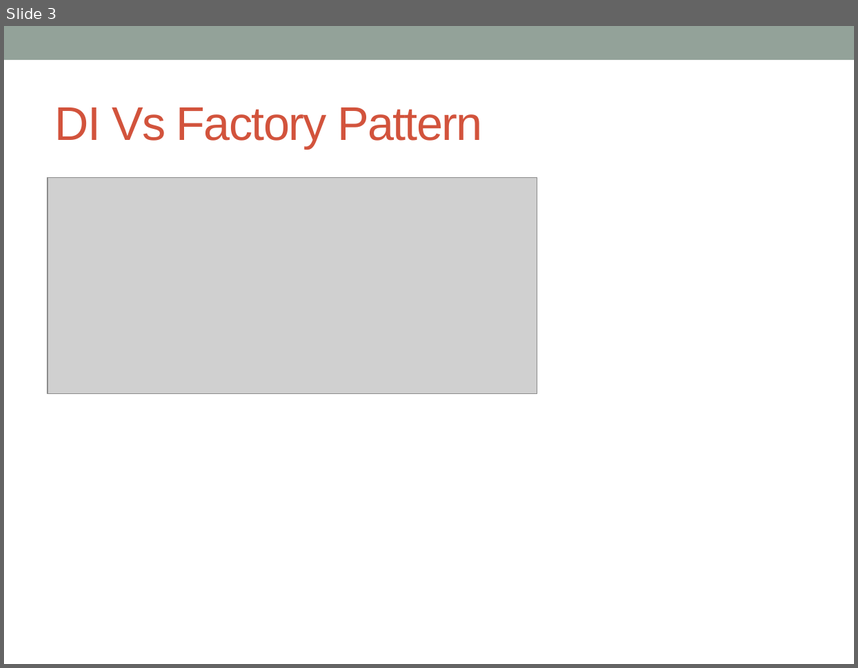
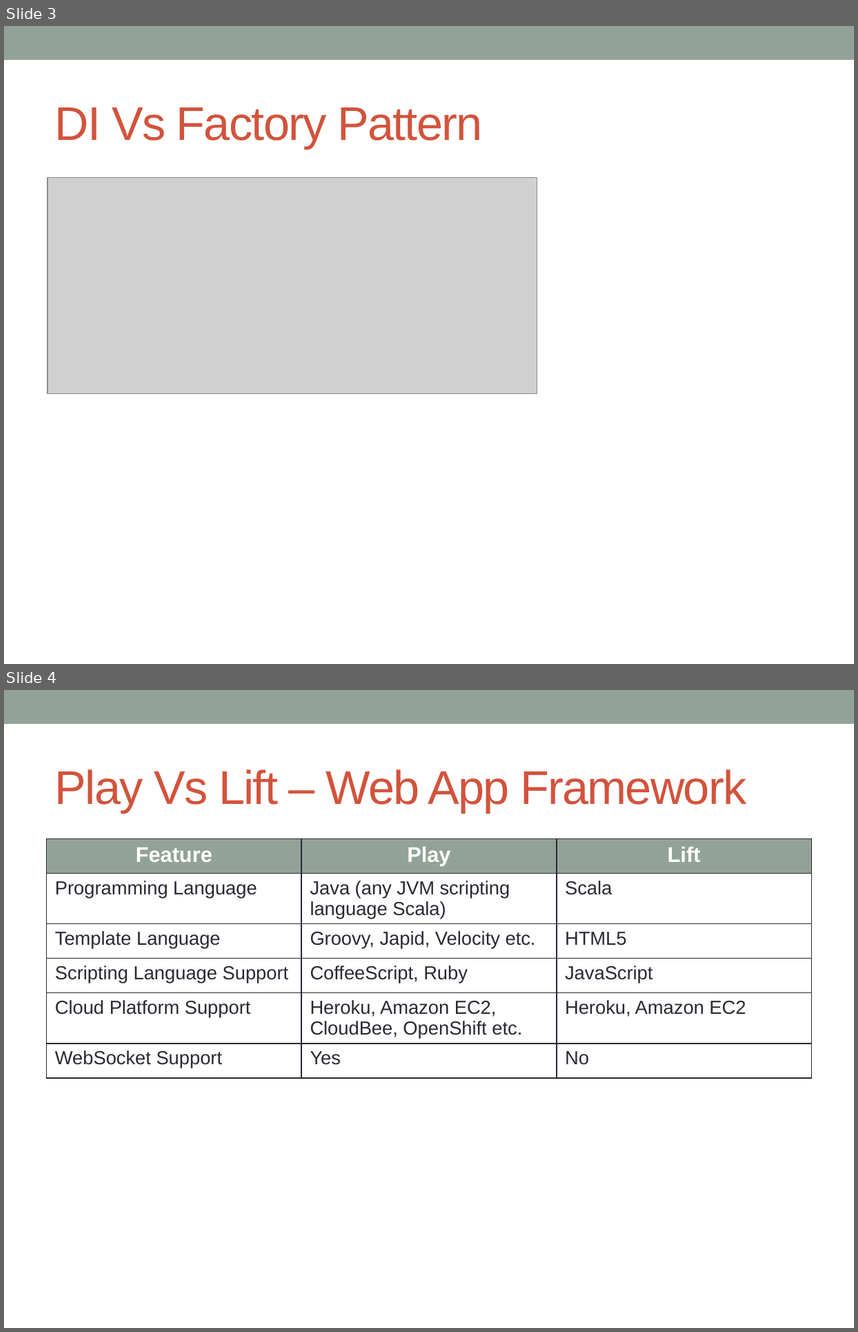
Before and after one commit to notionquest/ProjectDocumentation, a slide deck: Frameworks.pptx. Shown one above the other, each under a label of ours: slide 3 before the commit, slides 3 and 4 after it. The pictures are 858x668 and 858x1332 pixels, drawn with LibreOffice and Linux fonts; fonts in the diff are those of the drawing; grey boxes stand for pictures. Boxes give left, top, right and bottom in pixels: in the first picture for what was removed or moved away, otherwise in the second. Text is boxed around its words. In the diff, an @@ line names an element or a change of style, - is before the commit and + after.

Commit message:
core java and webservices

```diff
--- a/Frameworks.pptx
+++ b/Frameworks.pptx
@@ slide 4 added at [4, 690, 854, 1328], background #FFFFFF; not listed: 1 template element that a slide beside it also shows @@
@@ title added at [55, 769, 746, 813], 40 pt, text #D2533C @@
+Play Vs Lift – Web App Framework
@@ table added at [47, 839, 811, 1085], 6 rows, 3 columns @@
+Feature | Play | Lift
+Programming Language | Java (any JVM scripting language Scala) | Scala
+Template Language | Groovy, Japid, Velocity etc. | HTML5
+Scripting Language Support | CoffeeScript, Ruby | JavaScript
+Cloud Platform Support | Heroku, Amazon EC2, CloudBee, OpenShift etc. | Heroku, Amazon EC2
+WebSocket Support | Yes | No
```
Also in this commit, not shown: 1 slide changed, 6 other files.
